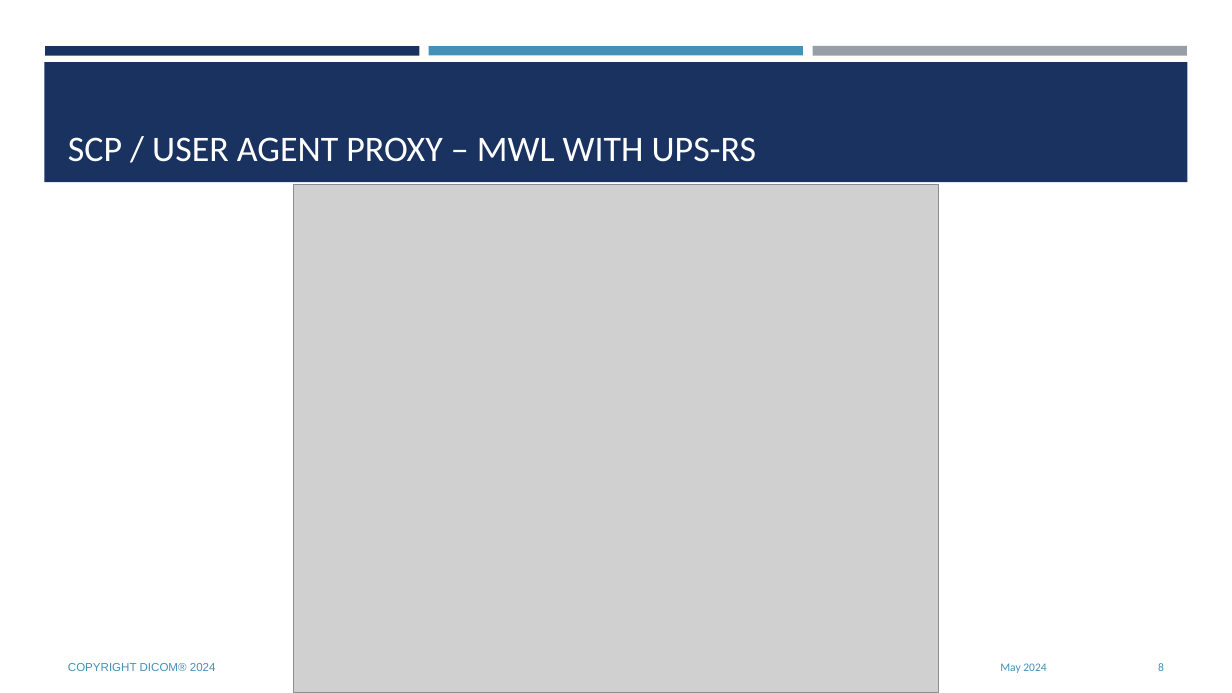
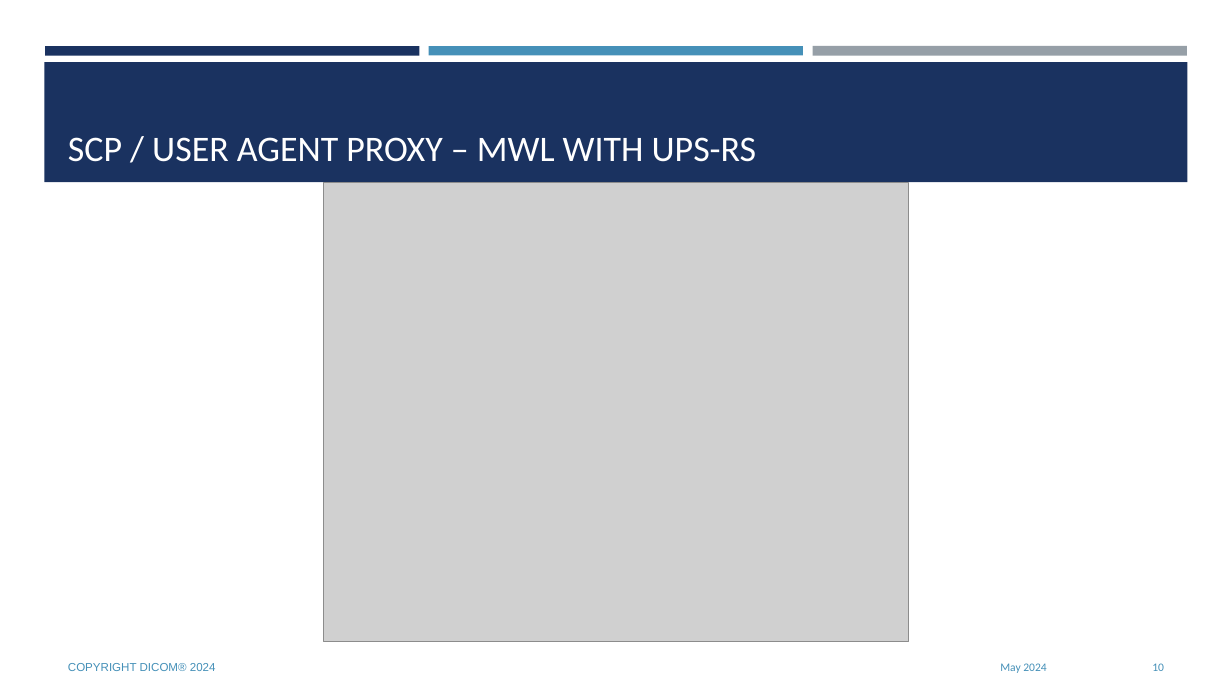
Before and after one commit to krotz-dieter/dicomweb-dmwl-mpps, a slide deck: slide 10 of documents/supNNN_fr_DICOMwebModalityServices.20240531.pptx (slide 8 before the commit). Drawn at 1232x693 pixels with LibreOffice and Linux fonts; fonts in the diff are those of the drawing; grey boxes stand for pictures; background and template pictures are left out. Boxes give left, top, right and bottom in pixels: in the first picture for what was removed or moved away, otherwise in the second. Text is boxed around its words. In the diff, an @@ line names an element or a change of style, - is before the commit and + after.

```diff
--- a/documents/supNNN_fr_DICOMwebModalityServices.20240531.pptx
+++ b/documents/supNNN_fr_DICOMwebModalityServices.20240531.pptx
@@ picture: place and size @@
-picture at (294,185,939,693)
+picture at (323,183,909,642)
@@ page number at (1152,663,1164,671): text changed @@
-8
+10
```
Also in this commit, not shown: 9 other slides changed, 1 slide added, 2 slides removed, 3 other files.
